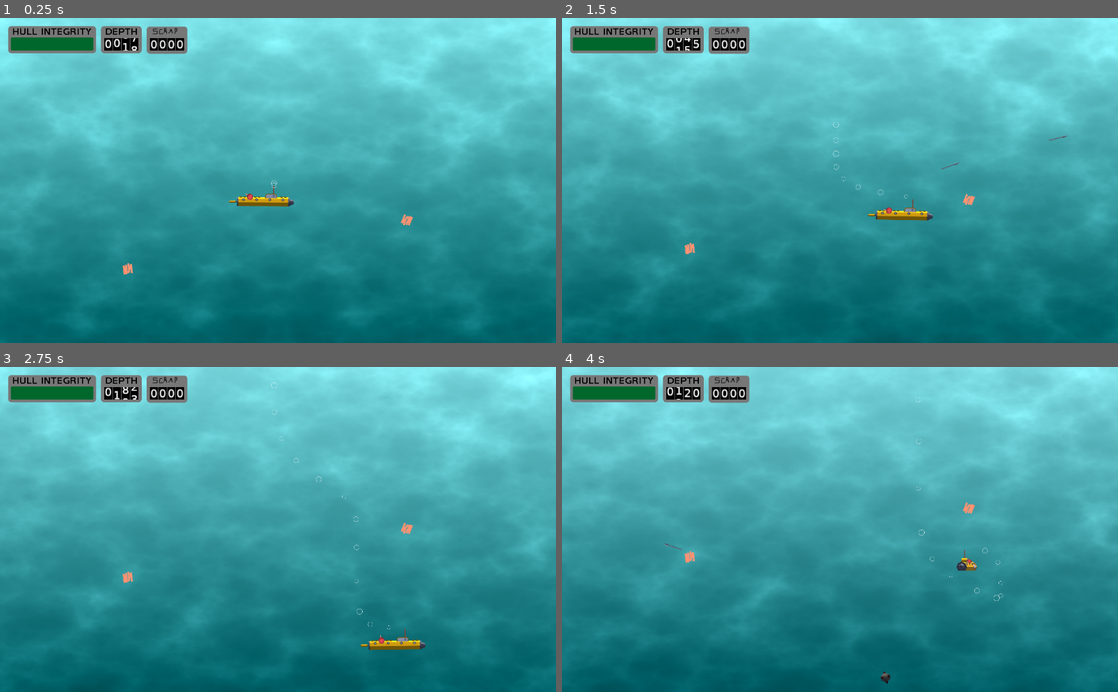
Above: before the commit, frames 1-4 (two rows, left to right).
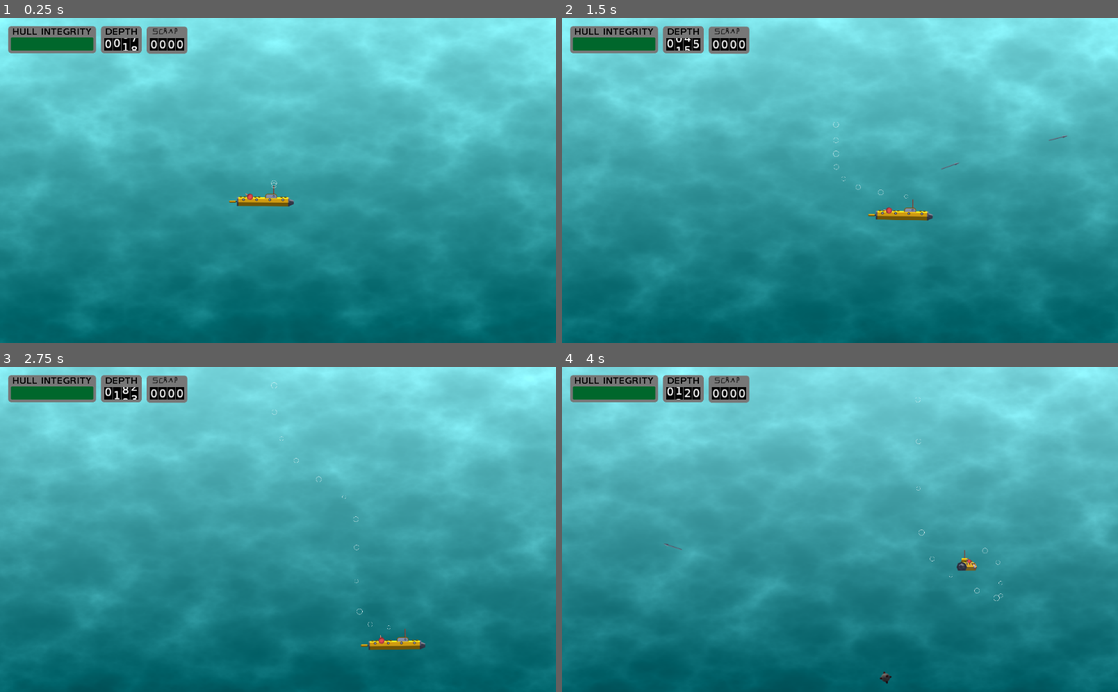
Above: after the commit, the same moments.

Repository: marc-hugh-tom/ludum-dare-48
Game: Godot game, scene res://nodes/PlayState.tscn
Two runs of this game, one before a commit and one after it. Both use one fixed random seed, a clock stepped at 60 frames per second and the inputs below.
Inputs (mouse positions are in pixels of both pictures, inside the frame that each line leads up to):
- Up to frame 1 (0.25 s): no input
- Up to frame 2 (1.5 s): move the mouse to (962, 164) at 0.52 s; press the mouse at (962, 164) at 0.53 s; hold D (ui_right) 0.53-1.28 s; move the mouse to (728, 196) at 1.27 s; release the mouse at (728, 196) at 1.28 s; hold S (ui_down) from 1.28 s (still down); right-click (728, 196) at 1.35 s
- Up to frame 3 (2.75 s): move the mouse to (333, 458) at 2.02 s; release S (ui_down) at 2.03 s; hold D (ui_right) from 2.03 s (still down); hold Space (fire_tertiary) from 2.03 s (still down)
- Up to frame 4 (4 s): move the mouse to (812, 594) at 2.77 s; release D (ui_right) at 2.78 s; release Space (fire_tertiary) at 2.78 s; hold W (ui_up) 2.78-3.53 s; click (812, 594) at 2.85 s; move the mouse to (1006, 578) at 3.52 s; hold A (ui_left) from 3.53 s (still down); hold Right mouse button (fire_secondary) from 3.53 s (still down)

The runs differ from the first frame. In frame 1, 0.1% of the frame differs, in the area x 22-75%, y 60-80%; in frame 2, 0.1%; in frame 3, 0.1%; in frame 4, 0.1%, in the area x 22-75%, y 41-97%.

Commit message:
Hooked up mines, scrap, and health

Diff:
--- a/Scenes/Mine/Mine.gd
+++ b/Scenes/Mine/Mine.gd
@@ -1,13 +1,11 @@
 extends "res://Scenes/ScrollingObject/ScrollingObject.gd"
 
 const ExplosionResource = preload("res://Scenes/Explosion/Explosion.tscn")
-
-
+const ScrapResource = preload("res://nodes/scrap.tscn")
 
 func _on_Mine_body_entered(body):
 	cause_damage(body)
 	explode()
-
 
 func cause_damage(victim):
 	if victim and victim.has_method("damage"):
@@ -17,11 +15,16 @@
 		victim.impulse(direction * 3)
 
 func explode():
-	print("boom")
 	var explosion = ExplosionResource.instance()
 	explosion.position = position
 	get_parent().add_child(explosion)
 	destroy()
 
+func generate_scrap():
+	var scrap = ScrapResource.instance()
+	scrap.set_position(position)
+	get_parent().add_child(scrap)
+
 func take_damage(amount: int = 0):
+	generate_scrap()
 	explode()
--- a/Scenes/Mine/Mine.tscn
+++ b/Scenes/Mine/Mine.tscn
@@ -56,7 +56,7 @@
 [node name="AnimatedSprite" type="AnimatedSprite" parent="."]
 scale = Vector2( 0.5, 0.5 )
 frames = SubResource( 2 )
-frame = 23
+frame = 9
 playing = true
 
 [connection signal="body_entered" from="." to="." method="_on_Mine_body_entered"]
--- a/nodes/PlayState.tscn
+++ b/nodes/PlayState.tscn
@@ -1,8 +1,7 @@
-[gd_scene load_steps=9 format=2]
+[gd_scene load_steps=8 format=2]
 
 [ext_resource path="res://nodes/sub.tscn" type="PackedScene" id=1]
 [ext_resource path="res://nodes/ScrapCounter.tscn" type="PackedScene" id=2]
-[ext_resource path="res://nodes/scrap.tscn" type="PackedScene" id=3]
 [ext_resource path="res://nodes/Background.tscn" type="PackedScene" id=4]
 [ext_resource path="res://nodes/HullIntegrity.tscn" type="PackedScene" id=5]
 [ext_resource path="res://scripts/PlayState.gd" type="Script" id=6]
@@ -16,14 +15,10 @@
 
 [node name="Foreground" type="Node2D" parent="."]
 
+[node name="MineSpawner" parent="Foreground" instance=ExtResource( 8 )]
+
 [node name="sub" parent="Foreground" instance=ExtResource( 1 )]
 position = Vector2( 481.477, 321.579 )
-
-[node name="scrap" parent="Foreground" instance=ExtResource( 3 )]
-position = Vector2( 235.122, 470.297 )
-
-[node name="scrap2" parent="Foreground" instance=ExtResource( 3 )]
-position = Vector2( 749.036, 381.53 )
 
 [node name="HUD" type="Node2D" parent="."]
 
@@ -36,4 +31,4 @@
 [node name="scrap_meter" parent="HUD" instance=ExtResource( 2 )]
 position = Vector2( 307.681, 48.7217 )
 
-[node name="MineSpawner" parent="." instance=ExtResource( 8 )]
+[connection signal="damage_taken" from="Foreground/sub" to="HUD/HullIntegrity" method="_on_sub_damage_taken"]
--- a/nodes/sub.tscn
+++ b/nodes/sub.tscn
@@ -230,14 +230,13 @@
 scale = Vector2( 0.33, 0.33 )
 script = ExtResource( 1 )
 
+[node name="AnimatedSprite" type="AnimatedSprite" parent="."]
+frames = SubResource( 1 )
+animation = "l"
+
 [node name="Turret" parent="." instance=ExtResource( 3 )]
 position = Vector2( -63.6364, 21.2121 )
 scale = Vector2( 0.5, 0.5 )
-z_index = 1
-
-[node name="AnimatedSprite" type="AnimatedSprite" parent="."]
-frames = SubResource( 1 )
-animation = "l"
 
 [node name="CollisionShape2D" type="CollisionShape2D" parent="."]
 position = Vector2( 0, 48.4848 )
--- a/scripts/HullIntegrity.gd
+++ b/scripts/HullIntegrity.gd
@@ -22,3 +22,6 @@
 		lag_value -= (lag_value - current_value) * update_speed
 	meter.get_material().set_shader_param("current_value", current_value)
 	meter.get_material().set_shader_param("lag_value", lag_value)
+
+func _on_sub_damage_taken(amount):
+	take_damage(amount)
--- a/scripts/sub.gd
+++ b/scripts/sub.gd
@@ -277,6 +277,8 @@
 var motion := Vector2(0.0, 0.0)
 var impulse_force := Vector2(0.0, 0.0)
 
+var health = 100.0
+signal damage_taken
 
 func _ready():
 	self.vertical_movement_graph = VerticalMovementGraph.new(self)
@@ -296,3 +298,7 @@
 
 func impulse(force: Vector2):
 	self.impulse_force = force
+
+func damage(amount):
+	health -= amount
+	emit_signal("damage_taken", amount)
